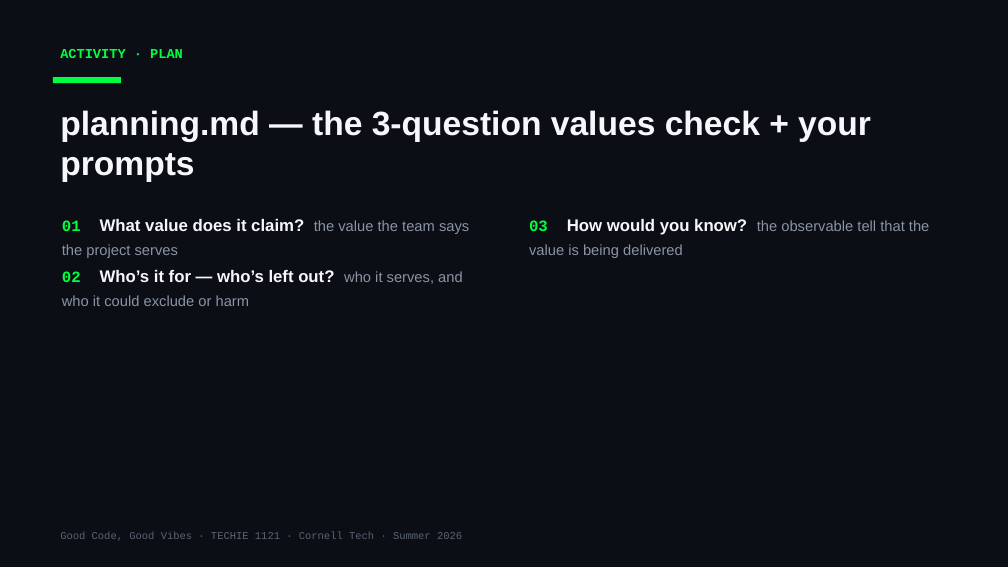
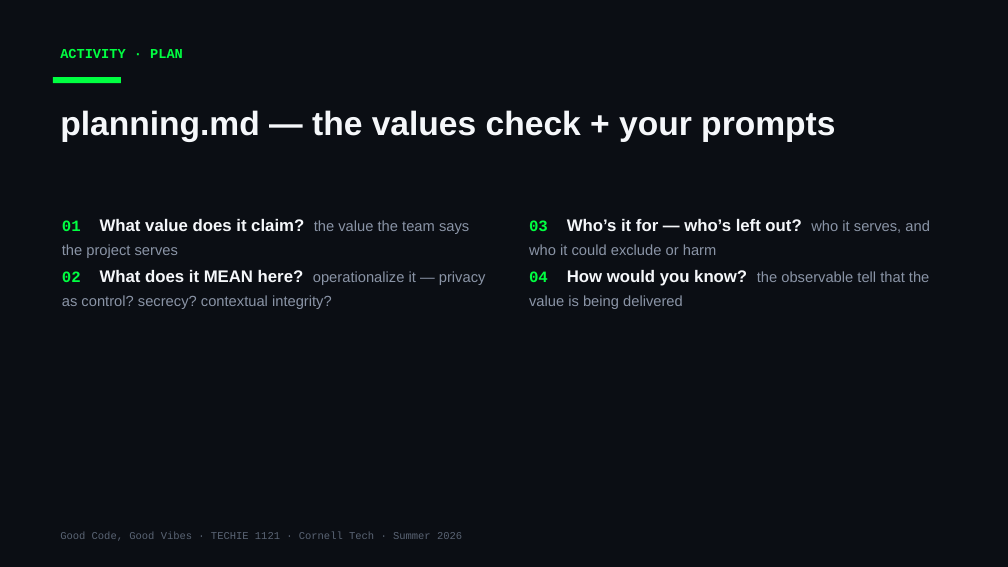
Before and after one commit to Cornell-Tech-Vibe-Coding-Summer-2026/website, a slide deck: slide 13 of slides/Week3-Tue-User-Testing-II.pptx. Drawn at 1008x567 pixels with LibreOffice and Linux fonts; fonts in the diff are those of the drawing. Boxes give left, top, right and bottom in pixels: in the first picture for what was removed or moved away, otherwise in the second. Text is boxed around its words. In the diff, an @@ line names an element or a change of style, - is before the commit and + after.

```diff
--- a/slides/Week3-Tue-User-Testing-II.pptx
+++ b/slides/Week3-Tue-User-Testing-II.pptx
@@ text at (x1=60, y1=110, x2=835, y2=142): text changed @@
-planning.md — the 3-question values check + your prompts
+planning.md — the values check + your prompts
@@ text at (x1=529, y1=219, x2=930, y2=309): text changed @@
-03 How would you know? the observable tell that the value is being delivered
+03 Who’s it for — who’s left out? who it serves, and who it could exclude or harm
+04 How would you know? the observable tell that the value is being delivered
@@ text at (x1=62, y1=270, x2=486, y2=309): text changed @@
-02 Who’s it for — who’s left out? who it serves, and who it could exclude or harm
+02 What does it MEAN here? operationalize it — privacy as control? secrecy? contextual integrity?
```
Also in this commit, not shown: 1 other slide changed, 3 other files.
